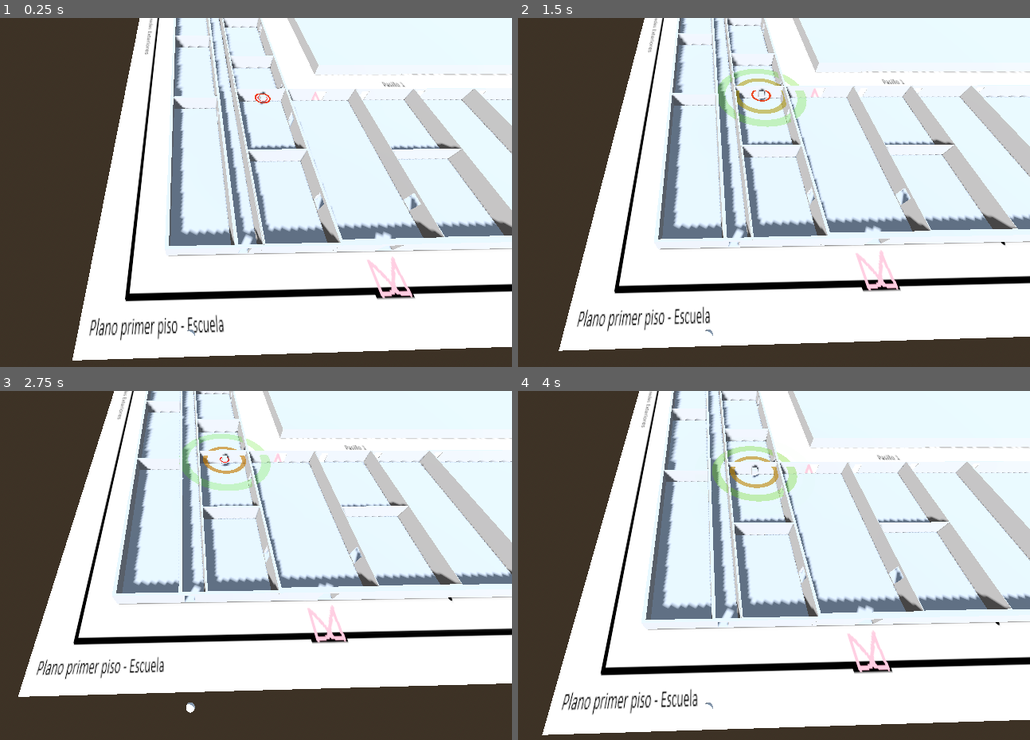
Above: before the commit, frames 1-4 (two rows, left to right).
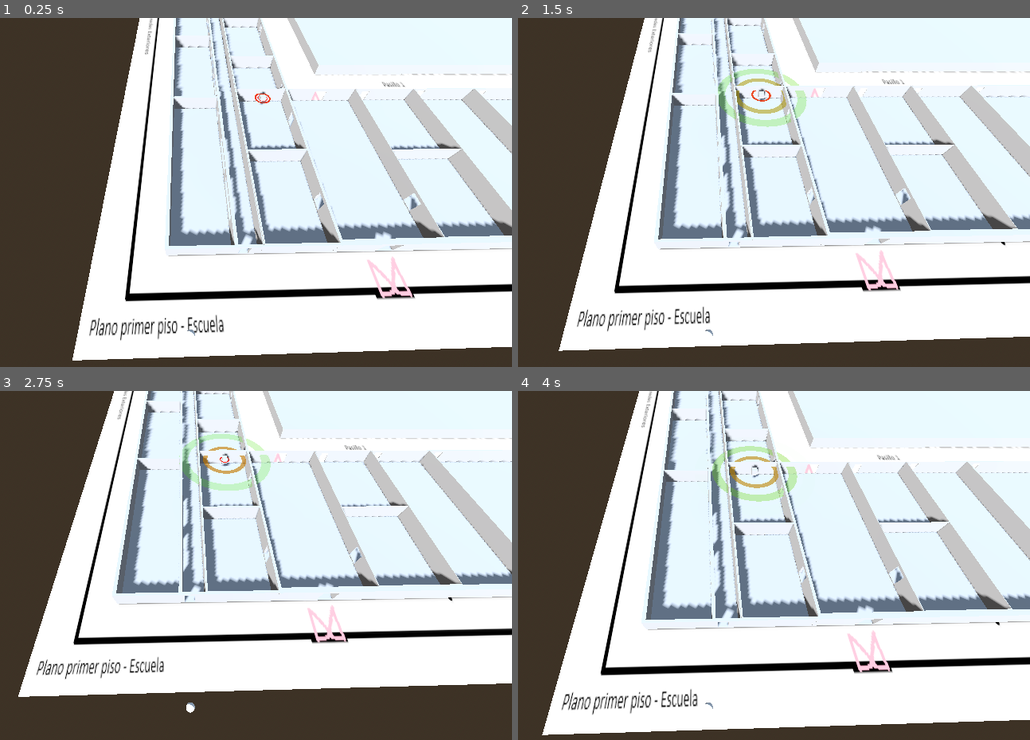
Above: after the commit, the same moments.

Repository: Ilycas/simulacion-y-modelo-proyecto
Game: Godot game, scene res://escuela.tscn
Same seed, same stepped clock (60 frames per second), same inputs: the game is played once before the commit and once after it.
Inputs:
- Up to frame 1 (0.25 s): no input
- Up to frame 2 (1.5 s): tap Enter at 0.5 s; hold D 0.53-1.28 s; tap Space at 0.77 s; hold S from 1.28 s (still down)
- Up to frame 3 (2.75 s): tap Space at 1.52 s; release S at 2.03 s; hold D from 2.03 s (still down)
- Up to frame 4 (4 s): release D at 2.78 s; hold W 2.78-3.53 s; tap Space at 3.02, 3.77 s; hold A from 3.53 s (still down)

The runs differ from the first frame. In frame 1, 0.2% of the frame differs, in the area x 40-47%, y 0-59%; in frame 2, 0.3%; in frame 3, 0.3%; in frame 4, 0.3%, in the area x 36-40%, y 0-60%.

Commit message:
fix: envolver CollisionShape3D huerfanos en StaticBody3D en bloque_oeste y bloque_central

Diff:
--- a/bloque_oeste.tscn
+++ b/bloque_oeste.tscn
@@ -1,10 +1,10 @@
 [gd_scene format=3 uid="uid://2w0tdp533ecb"]
 
 [sub_resource type="BoxShape3D" id="BoxShape3D_madera_oeste"]
-size = Vector3(8.5, 2.9, 0.4)
+size = Vector3(8.684448, 2.9, 0.4)
 
 [sub_resource type="BoxShape3D" id="BoxShape3D_ventana_oeste"]
-size = Vector3(0.3, 1.5, 2)
+size = Vector3(0.5210937, 1.5255432, 7.0672607)
 
 [node name="Bloque_Oeste" type="CSGCombiner3D" unique_id=1846418678]
 groups = ["concreto"]
@@ -20,7 +20,7 @@
 
 [node name="Pared_Madera_Oeste_2" type="StaticBody3D" parent="."]
 groups = ["madera"]
-transform = Transform3D(1, 0, 0, 0, 1, 0, 0, 0, 1, 49.72, 0.836, 0.980)
+transform = Transform3D(1, 0, 0, 0, 1, 0, 0, 0, 1, 49.72, 0.836, 0.98)
 
 [node name="CollisionShape3D" type="CollisionShape3D" parent="Pared_Madera_Oeste_2"]
 shape = SubResource("BoxShape3D_madera_oeste")
@@ -32,14 +32,64 @@
 [node name="CollisionShape3D" type="CollisionShape3D" parent="Pared_Madera_Oeste_3"]
 shape = SubResource("BoxShape3D_madera_oeste")
 
-# --- VENTANAS ---
-[node name="Ventana_Oeste_1" type="StaticBody3D" parent="."]
-groups = ["ventana"]
-transform = Transform3D(1, 0, 0, 0, 1, 0, 0, 0, 1, 55.5, 0.84, 40.8)
-
-[node name="CollisionShape3D" type="CollisionShape3D" parent="Ventana_Oeste_1"]
-shape = SubResource("BoxShape3D_ventana_oeste")
-
+# --- VENTANAS FACHADA INTERIOR (PASILLO) ---
+[node name="Ventana_Salon_13_1" type="StaticBody3D" parent="."]
+groups = ["ventana"]
+transform = Transform3D(1, 0, 0, 0, 1, 0, 0, 0, 1, 45.1948, 0.737, 35.900)
+
+[node name="CollisionShape3D" type="CollisionShape3D" parent="Ventana_Salon_13_1"]
+shape = SubResource("BoxShape3D_ventana_oeste")
+
+[node name="Ventana_Salon_13_2" type="StaticBody3D" parent="."]
+groups = ["ventana"]
+transform = Transform3D(1, 0, 0, 0, 1, 0, 0, 0, 1, 45.1948, 0.737, 44.539)
+
+[node name="CollisionShape3D" type="CollisionShape3D" parent="Ventana_Salon_13_2"]
+shape = SubResource("BoxShape3D_ventana_oeste")
+
+[node name="Ventana_Salon_10_1" type="StaticBody3D" parent="."]
+groups = ["ventana"]
+transform = Transform3D(1, 0, 0, 0, 1, 0, 0, 0, 1, 45.1948, 0.737, -44.185)
+
+[node name="CollisionShape3D" type="CollisionShape3D" parent="Ventana_Salon_10_1"]
+shape = SubResource("BoxShape3D_ventana_oeste")
+
+[node name="Ventana_Salon_10_2" type="StaticBody3D" parent="."]
+groups = ["ventana"]
+transform = Transform3D(1, 0, 0, 0, 1, 0, 0, 0, 1, 45.1948, 0.737, -35.547)
+
+[node name="CollisionShape3D" type="CollisionShape3D" parent="Ventana_Salon_10_2"]
+shape = SubResource("BoxShape3D_ventana_oeste")
+
+[node name="Ventana_Salon_11_1" type="StaticBody3D" parent="."]
+groups = ["ventana"]
+transform = Transform3D(1, 0, 0, 0, 1, 0, 0, 0, 1, 45.1948, 0.737, -16.859)
+
+[node name="CollisionShape3D" type="CollisionShape3D" parent="Ventana_Salon_11_1"]
+shape = SubResource("BoxShape3D_ventana_oeste")
+
+[node name="Ventana_Salon_11_2" type="StaticBody3D" parent="."]
+groups = ["ventana"]
+transform = Transform3D(1, 0, 0, 0, 1, 0, 0, 0, 1, 45.1948, 0.737, -8.220)
+
+[node name="CollisionShape3D" type="CollisionShape3D" parent="Ventana_Salon_11_2"]
+shape = SubResource("BoxShape3D_ventana_oeste")
+
+[node name="Ventana_Salon_12_1" type="StaticBody3D" parent="."]
+groups = ["ventana"]
+transform = Transform3D(1, 0, 0, 0, 1, 0, 0, 0, 1, 45.1948, 0.737, 8.070)
+
+[node name="CollisionShape3D" type="CollisionShape3D" parent="Ventana_Salon_12_1"]
+shape = SubResource("BoxShape3D_ventana_oeste")
+
+[node name="Ventana_Salon_12_2" type="StaticBody3D" parent="."]
+groups = ["ventana"]
+transform = Transform3D(1, 0, 0, 0, 1, 0, 0, 0, 1, 45.1948, 0.737, 16.709)
+
+[node name="CollisionShape3D" type="CollisionShape3D" parent="Ventana_Salon_12_2"]
+shape = SubResource("BoxShape3D_ventana_oeste")
+
+# --- VENTANAS FACHADA EXTERIOR ---
 [node name="Ventana_Oeste_2" type="StaticBody3D" parent="."]
 groups = ["ventana"]
 transform = Transform3D(1, 0, 0, 0, 1, 0, 0, 0, 1, 55.5, 0.84, 14.7)
@@ -110,6 +160,46 @@
 operation = 2
 size = Vector3(0.7105713, 2.1, 1.4257813)
 
+[node name="Ventana Aula 8" type="CSGBox3D" parent="Bloque" unique_id=1232064127]
+transform = Transform3D(-1, 0, 8.742278e-08, 0, 1, 0, -8.742278e-08, 0, -1, -2.776741, 0.2825173, 35.112312)
+operation = 2
+size = Vector3(0.7105713, 1.4987304, 7.0959473)
+
+[node name="Ventana Aula 9" type="CSGBox3D" parent="Bloque" unique_id=1003054234]
+transform = Transform3D(-1, 0, 8.742278e-08, 0, 1, 0, -8.742278e-08, 0, -1, -2.7701416, 0.30063474, 43.69709)
+operation = 2
+size = Vector3(0.7105713, 1.4987304, 7.0959473)
+
+[node name="Ventana Aula 10" type="CSGBox3D" parent="Bloque" unique_id=1959803595]
+transform = Transform3D(-1, 0, 8.742278e-08, 0, 1, 0, -8.742278e-08, 0, -1, -2.776741, 0.2825173, 7.288101)
+operation = 2
+size = Vector3(0.7105713, 1.4987304, 7.0959473)
+
+[node name="Ventana Aula 11" type="CSGBox3D" parent="Bloque" unique_id=1333465422]
+transform = Transform3D(-1, 0, 8.742278e-08, 0, 1, 0, -8.742278e-08, 0, -1, -2.7701416, 0.30063474, 15.872879)
+operation = 2
+size = Vector3(0.7105713, 1.4987304, 7.0959473)
+
+[node name="Ventana Aula 12" type="CSGBox3D" parent="Bloque" unique_id=1270996217]
+transform = Transform3D(-1, 0, 8.742278e-08, 0, 1, 0, -8.742278e-08, 0, -1, -2.776741, 0.2825173, -17.650427)
+operation = 2
+size = Vector3(0.7105713, 1.4987304, 7.0959473)
+
+[node name="Ventana Aula 13" type="CSGBox3D" parent="Bloque" unique_id=2094287361]
+transform = Transform3D(-1, 0, 8.742278e-08, 0, 1, 0, -8.742278e-08, 0, -1, -2.7701416, 0.30063474, -9.065649)
+operation = 2
+size = Vector3(0.7105713, 1.4987304, 7.0959473)
+
+[node name="Salon 10 Hueco Ventana 1" type="CSGBox3D" parent="Bloque" unique_id=1834214208]
+transform = Transform3D(-1, 0, 8.742278e-08, 0, 1, 0, -8.742278e-08, 0, -1, -2.776741, 0.2825173, -44.98552)
+operation = 2
+size = Vector3(0.7105713, 1.4987304, 7.0959473)
+
+[node name="Salon 10 Hueco Ventana 2" type="CSGBox3D" parent="Bloque" unique_id=1193448479]
+transform = Transform3D(-1, 0, 8.742278e-08, 0, 1, 0, -8.742278e-08, 0, -1, -2.7701416, 0.30063474, -36.40074)
+operation = 2
+size = Vector3(0.7105713, 1.4987304, 7.0959473)
+
 [node name="Entrada Aula7" type="CSGBox3D" parent="Bloque" unique_id=1807663131]
 transform = Transform3D(-1, 0, 8.742278e-08, 0, 1, 0, -8.742278e-08, 0, -1, -2.7701445, 0, 49.45692)
 operation = 2
